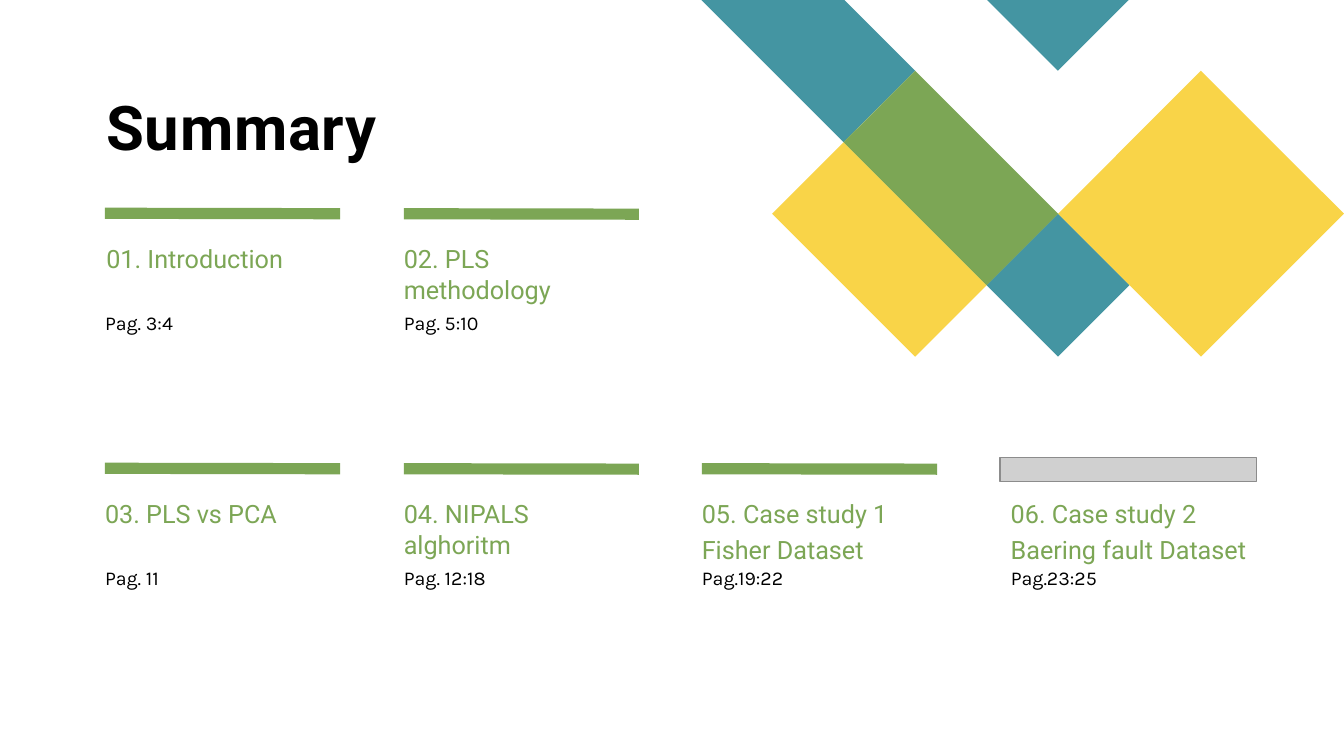
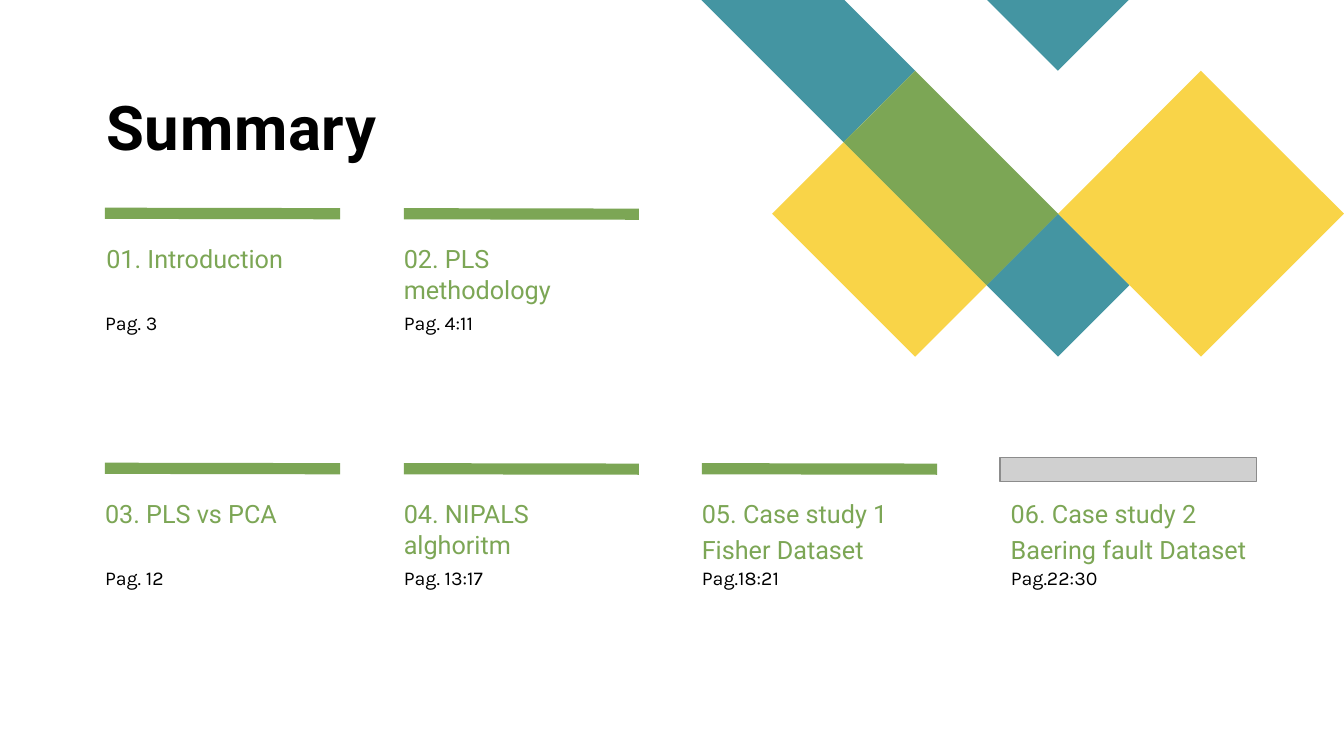
Before and after one commit to nicola98zambelli/PLS-for-fault-detection, a slide deck: slide 2 of PLS_ALES.pptx. Drawn at 1344x756 pixels with LibreOffice and Linux fonts; fonts in the diff are those of the drawing; grey boxes stand for pictures. Boxes give left, top, right and bottom in pixels: in the first picture for what was removed or moved away, otherwise in the second. Text is boxed around its words. In the diff, an @@ line names an element or a change of style, - is before the commit and + after.

Commit message:
fix ppt

```diff
--- a/PLS_ALES.pptx
+++ b/PLS_ALES.pptx
@@ text at <box>105,317,158,335</box>: text changed @@
-Pag. 3:4
+Pag. 3
@@ text at <box>404,317,473,335</box>: text changed @@
-Pag. 5:10
+Pag. 4:11
@@ text at <box>105,572,164,590</box>: text changed @@
-Pag. 11
+Pag. 12
@@ text at <box>404,572,483,590</box>: text changed @@
-Pag. 12:18
+Pag. 13:17
@@ text at <box>702,572,779,590</box>: text changed @@
-Pag.19:22
+Pag.18:21
@@ text at <box>1011,572,1098,590</box>: text changed @@
-Pag.23:25
+Pag.22:30
```
Also in this commit, not shown: 4 other slides changed.
